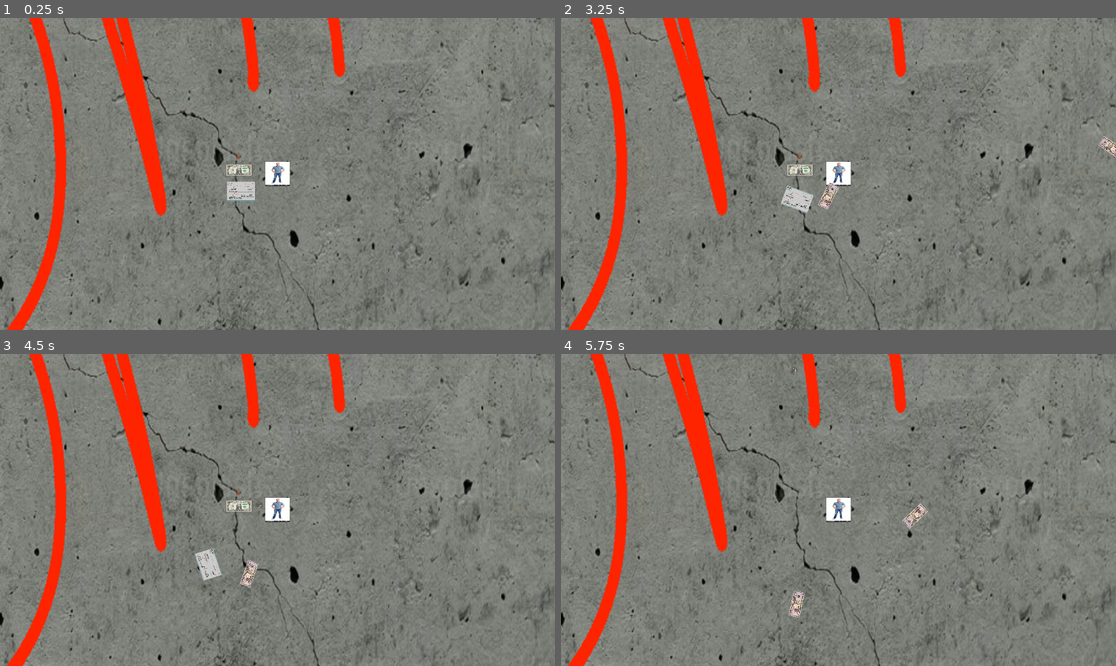
Above: before the commit, frames 1-4 (two rows, left to right).
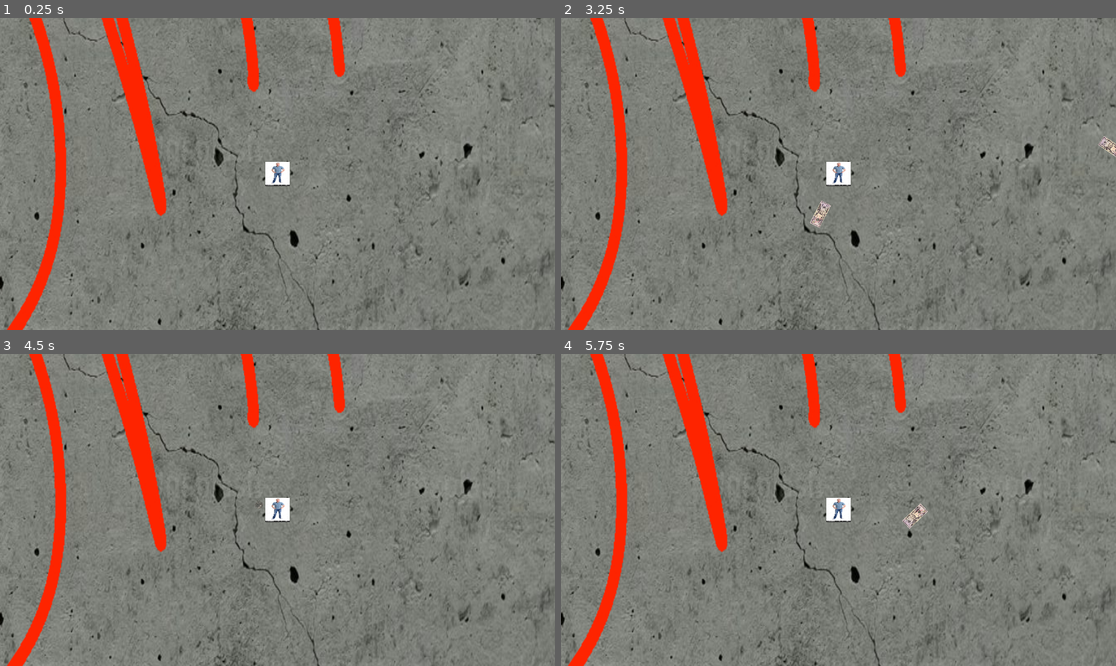
Above: after the commit, the same moments.

Repository: agreene5/Loads-O-Money
Game: Godot game, scene res://gameplay_scene.tscn
Same seed, same stepped clock (60 frames per second), same inputs: the game is played once before the commit and once after it.
Inputs (mouse positions are in pixels of both pictures, inside the frame that each line leads up to):
- Up to frame 1 (0.25 s): no input
- Up to frame 2 (3.25 s): tap Enter at 0.5 s; move the mouse to (960, 158) at 0.52 s; tap E every 0.75 s from 0.6 to 2.85 s; click (960, 158) at 0.67 s; move the mouse to (727, 189) at 1.27 s; click (727, 189) at 1.42 s; move the mouse to (894, 105) at 2.02 s; click (894, 105) at 2.17 s; move the mouse to (810, 236) at 2.77 s; click (810, 236) at 2.92 s
- Up to frame 3 (4.5 s): move the mouse to (444, 556) at 3.52 s; tap E at 3.6, 4.35 s; click (444, 556) at 3.67 s; move the mouse to (111, 463) at 4.27 s; click (111, 463) at 4.42 s
- Up to frame 4 (5.75 s): move the mouse to (866, 510) at 5.02 s; tap E at 5.1 s; click (866, 510) at 5.17 s

The runs differ from the first frame. In frame 1, 0.4% of the frame differs, in the area x 40-46%, y 43-59%; in frame 2, 0.7%, in the area x 39-51%, y 43-68%; in frame 3, 0.6%; in frame 4, 0.2%.

Commit message:
Added SFX to the character shots

Diff:
--- a/Player_Check_Shot.gd
+++ b/Player_Check_Shot.gd
@@ -6,6 +6,9 @@
 var despawn_timer = Timer.new()
 
 func _ready():
+	# Play the coin sound effect
+	play_check_sound()
+
 	# Setup the despawn timer
 	add_child(despawn_timer)
 	despawn_timer.wait_time = 5
@@ -22,3 +25,11 @@
 
 func _on_despawn_timer_timeout():
 	queue_free()  # Despawns the coin scene
+
+func play_check_sound():
+		var audio_player = AudioStreamPlayer.new()
+		add_child(audio_player)
+
+		audio_player.stream = load("res://Finished_Assets/CheckSFX.mp3")
+		audio_player.volume_db = -3  # Subtracting 3 decibles because vine boom is loud
+		audio_player.play()
--- a/Player_Coin_Shot.gd
+++ b/Player_Coin_Shot.gd
@@ -6,6 +6,9 @@
 var despawn_timer = Timer.new()
 
 func _ready():
+	# Play the coin sound effect
+	play_coin_sound()
+
 	# Setup the despawn timer
 	add_child(despawn_timer)
 	despawn_timer.wait_time = 5
@@ -22,3 +25,10 @@
 
 func _on_despawn_timer_timeout():
 	queue_free()  # Despawns the coin scene
+
+func play_coin_sound():
+		var audio_player = AudioStreamPlayer.new()
+		add_child(audio_player)
+
+		audio_player.stream = load("res://Finished_Assets/CoinSFX.mp3")
+		audio_player.play()
--- a/gameplay_scene.tscn
+++ b/gameplay_scene.tscn
@@ -1,16 +1,8 @@
-[gd_scene load_steps=14 format=3 uid="uid://dfgoqbdl5gqm4"]
+[gd_scene load_steps=10 format=3 uid="uid://dfgoqbdl5gqm4"]
 
 [ext_resource type="Texture2D" uid="uid://dj4up8gtgfwbw" path="res://Temp_Assets/Temp_Map_Assets/Temp_Map_Tileset.png" id="1_eajuk"]
 [ext_resource type="Texture2D" uid="uid://h7eog28ofuyg" path="res://Temp_Assets/Temp_Map_Assets/Temp_Map_Tileset_Ground.jpg" id="1_iiysw"]
 [ext_resource type="PackedScene" uid="uid://by1ubyds8mqk3" path="res://player.tscn" id="3_lkgqa"]
-
-[ext_resource type="PackedScene" uid="uid://bmsxa5rw0286l" path="res://sales_tax.tscn" id="4_4i2hk"]
-[ext_resource type="PackedScene" uid="uid://5wf77ibnn851" path="res://income_tax.tscn" id="5_ldiom"]
-[ext_resource type="PackedScene" uid="uid://b3gci2saj8qda" path="res://property_tax.tscn" id="6_eo76i"]
-
-[ext_resource type="PackedScene" uid="uid://bwi0xdbbp20i3" path="res://player_coin_shot.tscn" id="8_6ybx3"]
-[ext_resource type="PackedScene" uid="uid://cpju1pigh4exx" path="res://player_dollar_shot.tscn" id="9_la0fr"]
-[ext_resource type="PackedScene" uid="uid://na1amkbfo47n" path="res://player_check_shot.tscn" id="10_5nx84"]
 [ext_resource type="Script" path="res://Spawn_Area.gd" id="10_it5n0"]
 
 [sub_resource type="TileSetAtlasSource" id="TileSetAtlasSource_pvulg"]
@@ -501,15 +493,6 @@
 position = Vector2(4.5, -1)
 shape = SubResource("RectangleShape2D_ll406")
 
-[node name="Player_Coin_Shot" parent="." instance=ExtResource("8_6ybx3")]
-position = Vector2(585, 285)
-
-[node name="Player_Dollar_Shot" parent="." instance=ExtResource("9_la0fr")]
-position = Vector2(586, 313)
-
-[node name="Player_Check_Shot" parent="." instance=ExtResource("10_5nx84")]
-position = Vector2(590, 357)
-
 [node name="Spawn_Area" type="Area2D" parent="."]
 visible = false
 script = ExtResource("10_it5n0")
--- a/player_dollar_shot.gd
+++ b/player_dollar_shot.gd
@@ -8,6 +8,9 @@
 var main_dir = Vector2.ZERO  # main direction of dollarshot
 
 func _ready():
+	# Play the dollar sound effect
+	play_dollar_sound()
+
 	# Setup the despawn timer
 	despawn_timer = Timer.new()
 	add_child(despawn_timer)
@@ -44,3 +47,10 @@
 
 func _on_despawn_timer_timeout():
 	queue_free()  # despawn dollarshot
+
+func play_dollar_sound():
+		var audio_player = AudioStreamPlayer.new()
+		add_child(audio_player)
+
+		audio_player.stream = load("res://Finished_Assets/DollarSFX.mp3")
+		audio_player.play()
--- a/player_washington_dollar_shot.tscn
+++ b/player_washington_dollar_shot.tscn
@@ -1,6 +1,6 @@
 [gd_scene load_steps=4 format=3 uid="uid://cpju1pigh4exx"]
 
-[ext_resource type="Script" path="res://player_dollar_shot.gd" id="1_fffuv"]
+[ext_resource type="Script" path="res://Player_Dollar_Shot.gd" id="1_jyoi1"]
 [ext_resource type="Texture2D" uid="uid://cdfwkrwvfdu15" path="res://Temp_Assets/Temp_Character_Assets/Temp_Dollar_Projectile.png" id="2_e34gv"]
 
 [sub_resource type="RectangleShape2D" id="RectangleShape2D_0cnso"]
@@ -10,7 +10,7 @@
 collision_layer = 2
 collision_mask = 3
 linear_damp = 0.15
-script = ExtResource("1_fffuv")
+script = ExtResource("1_jyoi1")
 
 [node name="Player_Washington_Dollar_Shot_Sprite" type="Sprite2D" parent="."]
 scale = Vector2(0.08, 0.08)
Not shown, added: Finished_Assets/CheckSFX.mp3.import
Not shown, added: Finished_Assets/CoinSFX.mp3.import
Not shown, added: Finished_Assets/DollarSFX.mp3.import
Not shown, added: Finished_Assets/CheckSFX.mp3
Not shown, added: Finished_Assets/CoinSFX.mp3
Not shown, added: Finished_Assets/DollarSFX.mp3
